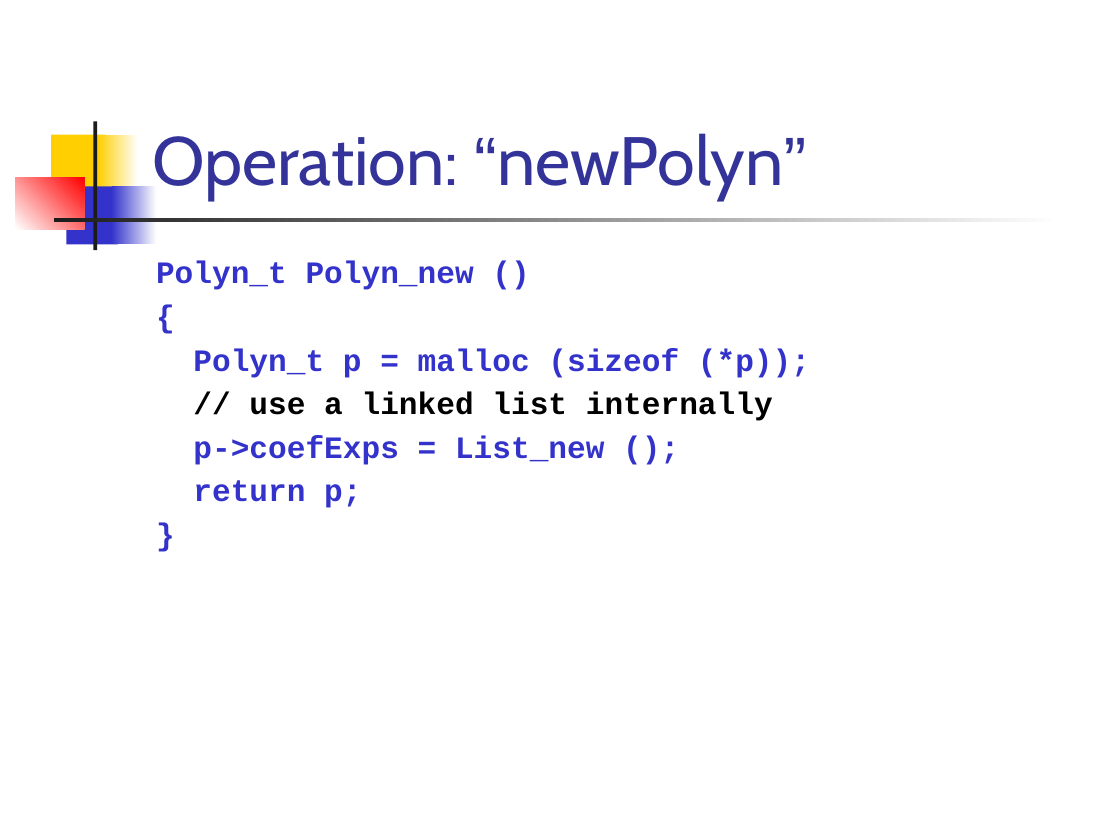
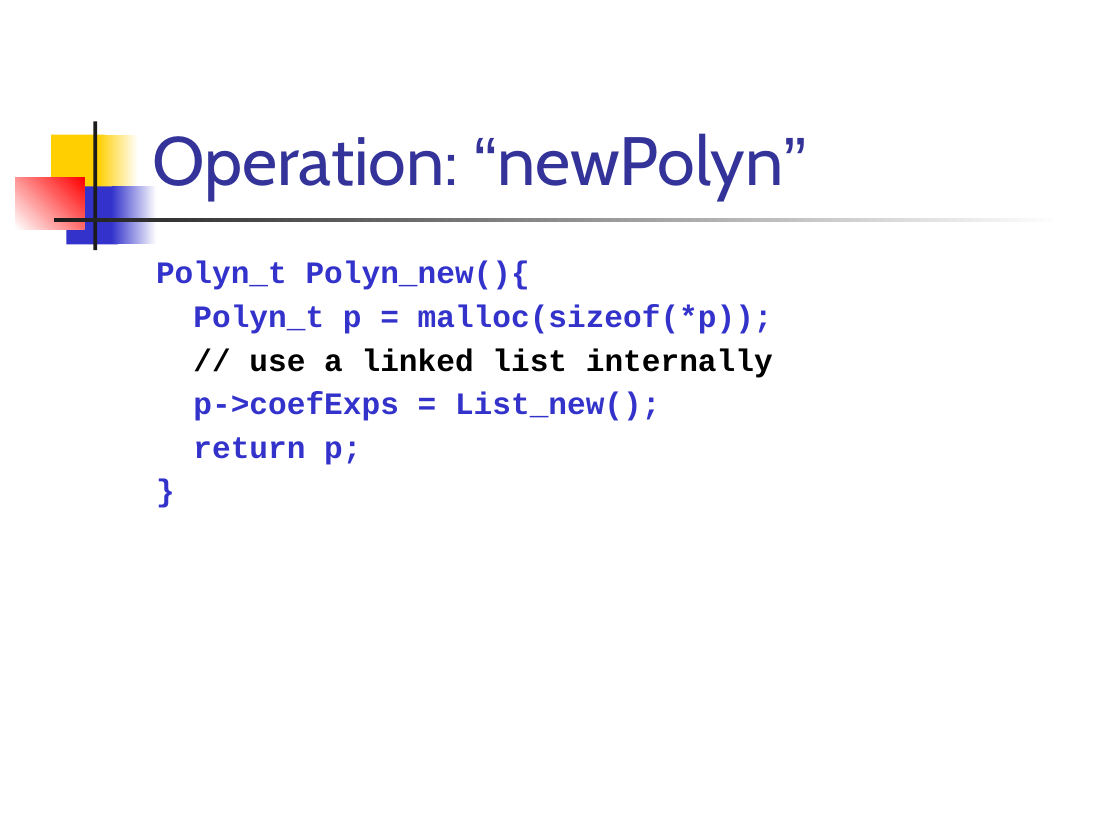
Before and after one commit to csslab-ustc/csslab-ustc.github.io, a slide deck: slide 26 of courses/sysprog/slides/lec14-linkedList.pptx. Drawn at 1120x840 pixels with LibreOffice and Linux fonts; fonts in the diff are those of the drawing. Boxes give left, top, right and bottom in pixels: in the first picture for what was removed or moved away, otherwise in the second. Text is boxed around its words. In the diff, an @@ line names an element or a change of style, - is before the commit and + after.

```diff
--- a/courses/sysprog/slides/lec14-linkedList.pptx
+++ b/courses/sysprog/slides/lec14-linkedList.pptx
@@ text at (x1=156, y1=261, x2=773, y2=334): text changed @@
-Polyn_t Polyn_new ()
-{
-Polyn_t p = malloc (sizeof (*p));
+Polyn_t Polyn_new(){
+Polyn_t p = malloc(sizeof(*p));
@@ text at (x1=193, y1=392, x2=661, y2=421): spaces changed @@
-p->coefExps = List_new ();
+p->coefExps = List_new();
```
Also in this commit, not shown: 24 other slides changed, 27 other files.
